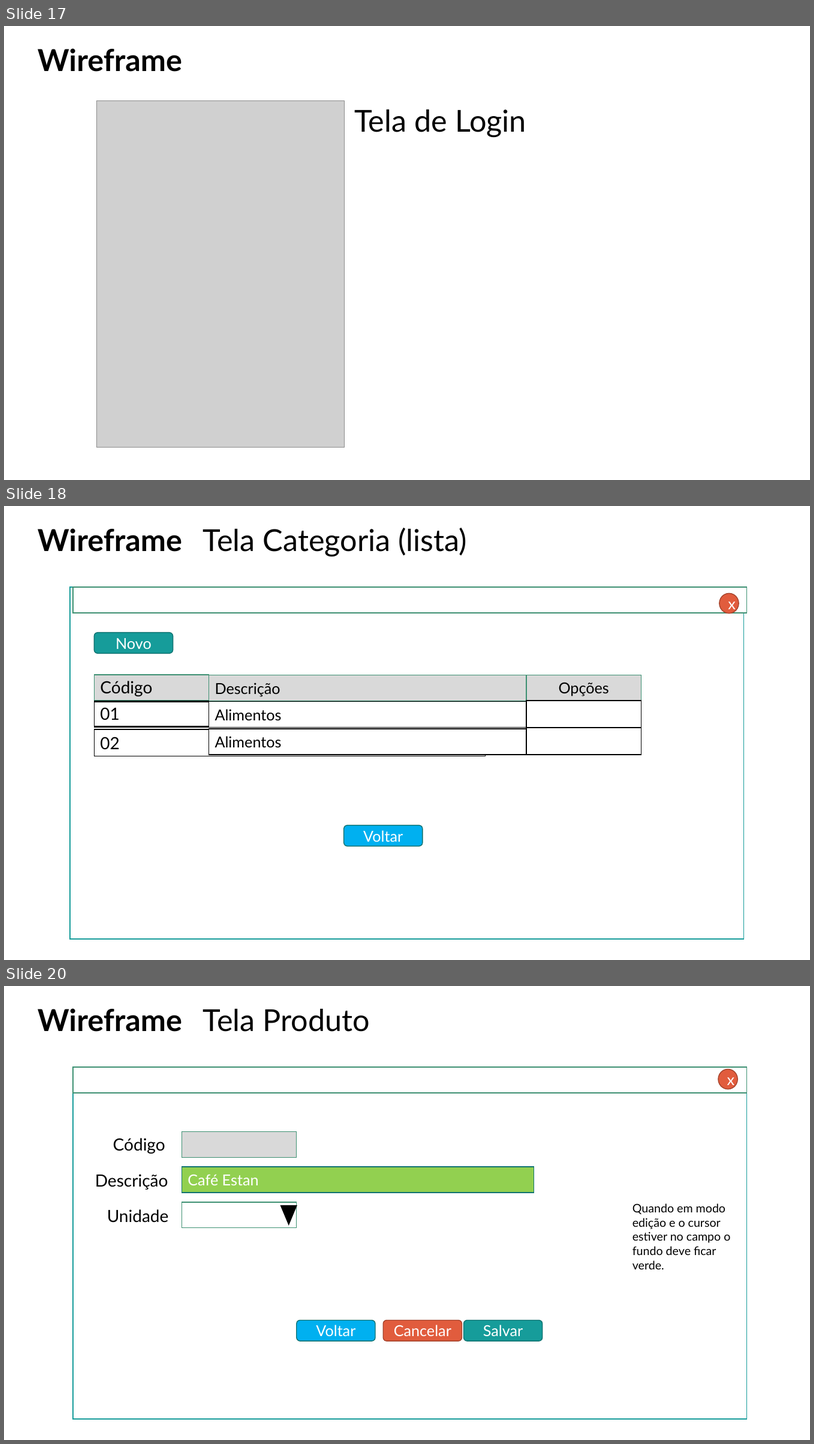
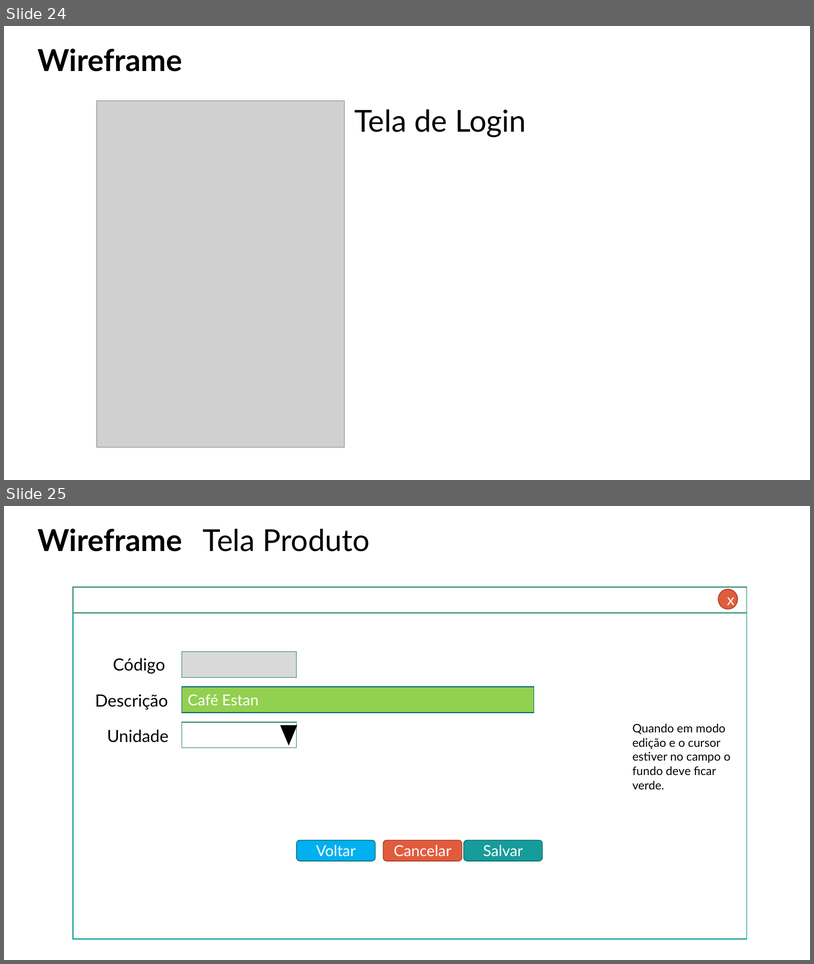
Before and after one commit to cauan1746/almoxarifadoCavinques, a slide deck: Documentacao/ModelagemSistema_TemplateInicial.pptx. Shown one above the other, each under a label of ours: slides 17, 18 and 20 before the commit, slides 24 and 25 after it; the slides between them are not shown. The pictures are 814x1444 and 814x964 pixels, drawn with LibreOffice and Linux fonts; fonts in the diff are those of the drawing; grey boxes stand for pictures. Boxes give left, top, right and bottom in pixels: in the first picture for what was removed or moved away, otherwise in the second. Text is boxed around its words. In the diff, an @@ line names an element or a change of style, - is before the commit and + after.

```diff
--- a/Documentacao/ModelagemSistema_TemplateInicial.pptx
+++ b/Documentacao/ModelagemSistema_TemplateInicial.pptx
@@ slide 18 removed at bbox=[4, 506, 810, 960], background #FFFFFF @@
@@ text removed at bbox=[38, 528, 182, 552] @@
-Wireframe
@@ title removed at bbox=[203, 528, 468, 556] @@
-Tela Categoria (lista)
@@ rectangle removed at bbox=[70, 587, 744, 939] @@
@@ rectangle removed at bbox=[73, 587, 747, 613] @@
@@ ellipse removed at bbox=[720, 593, 739, 613] @@
-x
@@ rounded rectangle removed at bbox=[94, 633, 173, 653] @@
-Novo
@@ rectangle removed at bbox=[94, 675, 209, 701] @@
@@ text removed at bbox=[100, 681, 152, 696] @@
-Código
@@ rectangle removed at bbox=[209, 675, 527, 701] @@
-Descrição
@@ rectangle removed at bbox=[527, 675, 642, 701] @@
-Opções
@@ rectangle removed at bbox=[94, 702, 209, 727] @@
@@ rectangle removed at bbox=[94, 702, 486, 726] @@
-01
@@ rectangle removed at bbox=[209, 702, 527, 727] @@
-Alimentos
@@ rectangle removed at bbox=[527, 701, 642, 727] @@
@@ rectangle removed at bbox=[94, 729, 486, 756] @@
-02
@@ rectangle removed at bbox=[209, 729, 527, 754] @@
-Alimentos
@@ rectangle removed at bbox=[527, 728, 642, 754] @@
@@ rounded rectangle removed at bbox=[344, 825, 423, 846] @@
-Voltar
@@ what was slide 17 is now slide 24 @@
@@ what was slide 20 is now slide 25 @@
```
Also in this commit, not shown: 5 slides changed, 7 slides added, 1 other slide removed, 2 other files.
